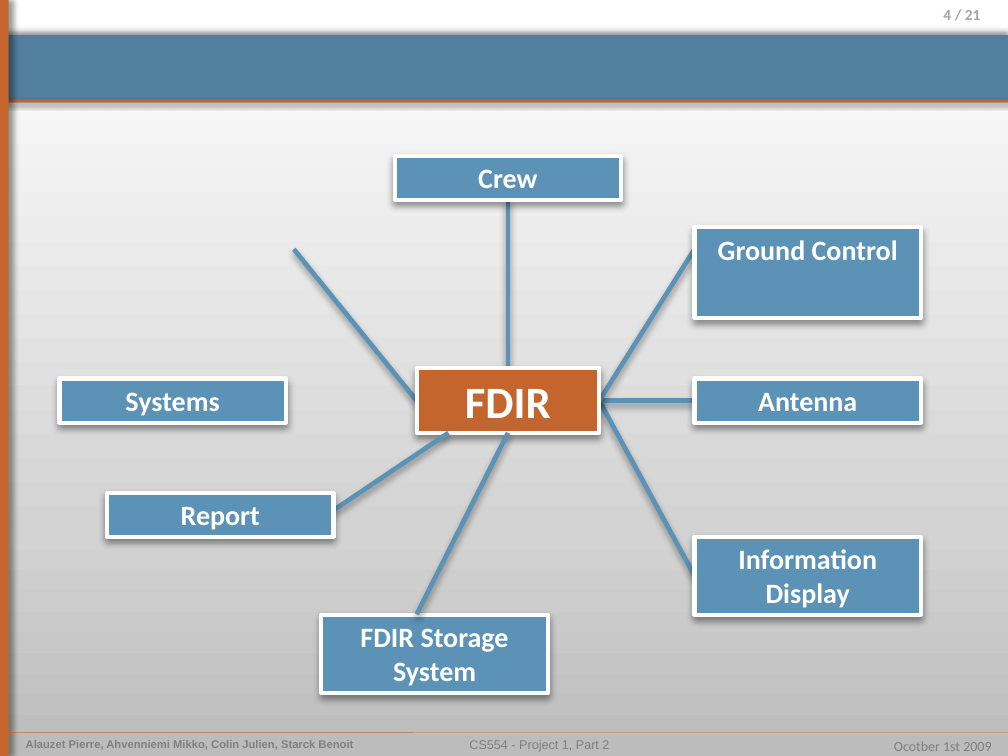
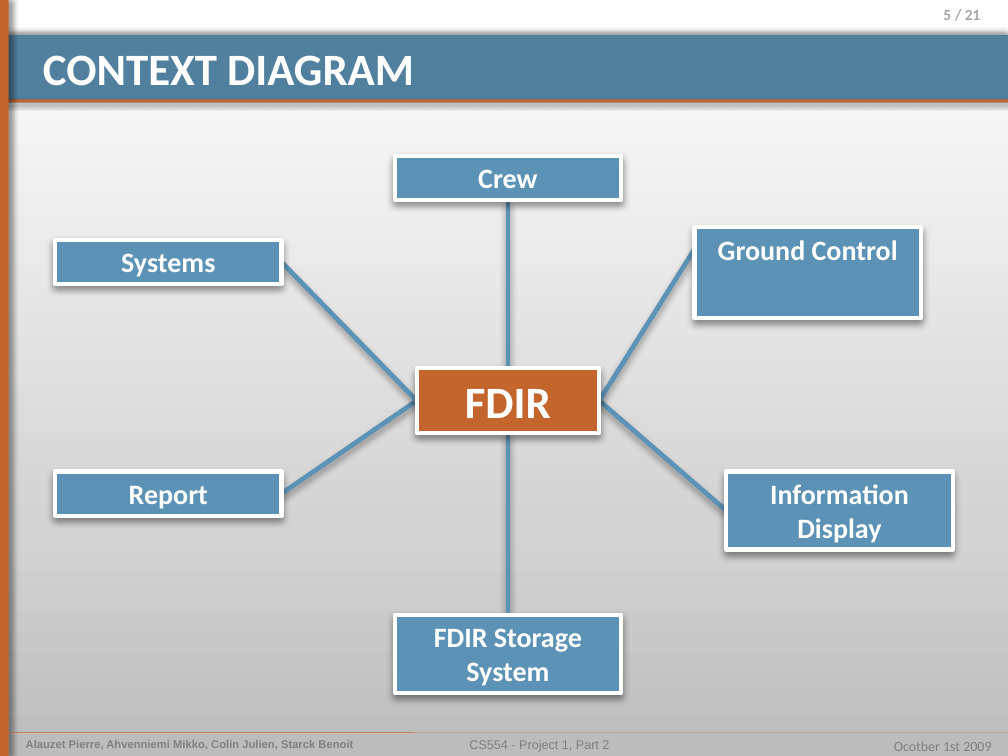
Before and after one commit to pierrealauzet/euroteam, a slide deck: slide 5 of Project 1/Part 2/CS554_EuroTeam_Problem_Frames.pptx (slide 4 before the commit). Drawn at 1008x756 pixels with LibreOffice and Linux fonts; fonts in the diff are those of the drawing. Boxes give left, top, right and bottom in pixels: in the first picture for what was removed or moved away, otherwise in the second. Text is boxed around its words. In the diff, an @@ line names an element or a change of style, - is before the commit and + after.

```diff
--- a/Project 1/Part 2/CS554_EuroTeam_Problem_Frames.pptx
+++ b/Project 1/Part 2/CS554_EuroTeam_Problem_Frames.pptx
@@ page number at <box>943,10,981,20</box>: text changed @@
-4 / 21
+5 / 21
@@ title added at <box>43,55,414,86</box>, 32 pt, text #FFFFFF, bold @@
+CONTEXT DIAGRAM
@@ rectangle "Systems": place and size @@
-rectangle "Systems" at <box>59,379,286,423</box>
+rectangle "Systems" at <box>55,240,282,284</box>
@@ line moved from (294, 249) - (416, 400) to (281, 262) - (416, 400) @@
@@ rectangle removed at <box>695,379,921,423</box> @@
-Antenna
@@ line moved from (334, 510) - (449, 432) to (281, 494) - (416, 400) @@
@@ line moved from (599, 400) - (695, 576) to (599, 400) - (726, 511) @@
@@ line removed from (695, 400) to (599, 400) @@
@@ line moved from (416, 615) - (508, 432) to (508, 615) - (508, 432) @@
@@ rectangle "Report": place and size @@
-rectangle "Report" at <box>107,493,334,537</box>
+rectangle "Report" at <box>55,472,282,516</box>
@@ rectangle "Information Display": place and size @@
-rectangle "Information Display" at <box>695,536,921,614</box>
+rectangle "Information Display" at <box>726,472,953,549</box>
@@ rectangle "FDIR Storage System": place and size @@
-rectangle "FDIR Storage System" at <box>322,615,548,692</box>
+rectangle "FDIR Storage System" at <box>395,615,622,692</box>
```
Also in this commit, not shown: 10 other slides changed, 3 slides added, 2 slides removed.
